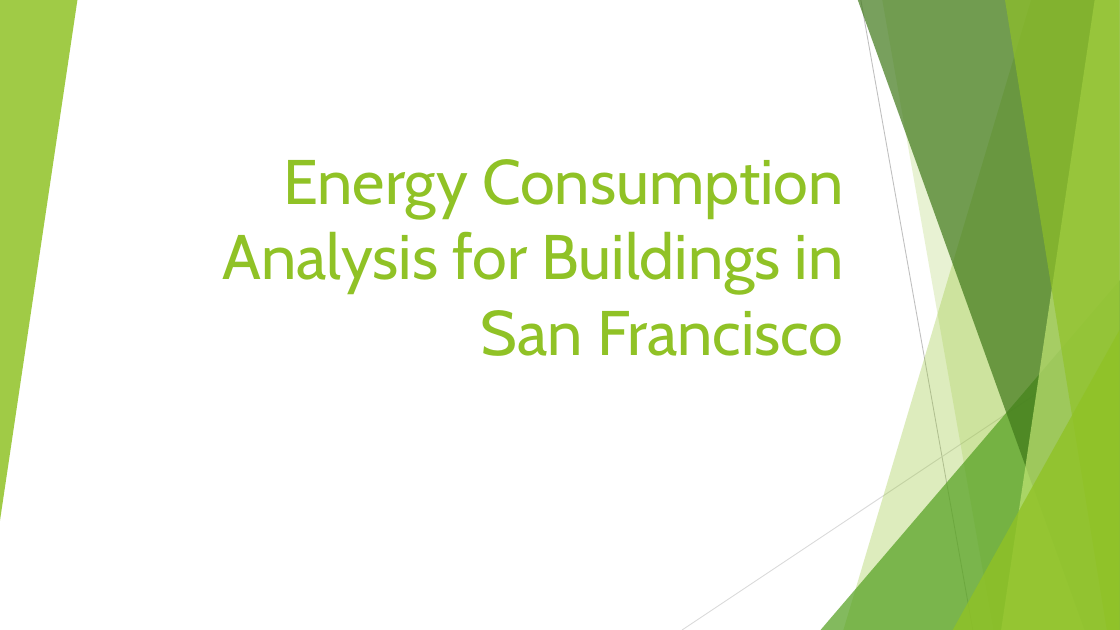
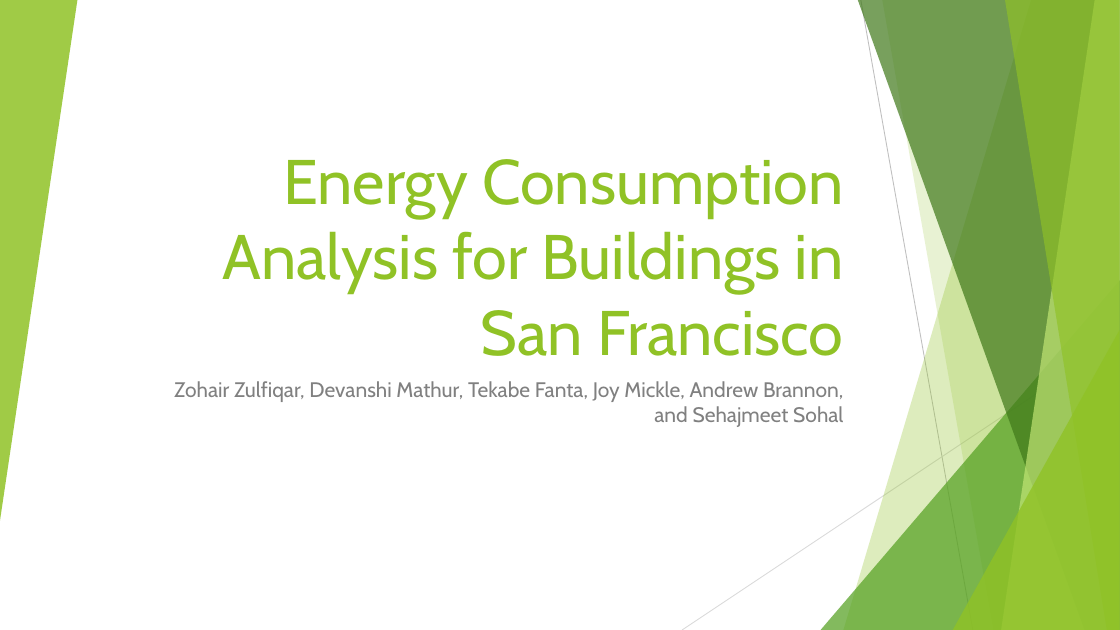
Before and after one commit to zohairnz/project-1, a slide deck: slide 1 of Energy Consumption Analysis for Buildings in San Francisco.pptx. Drawn at 1120x630 pixels with LibreOffice and Linux fonts; fonts in the diff are those of the drawing. Boxes give left, top, right and bottom in pixels: in the first picture for what was removed or moved away, otherwise in the second. Text is boxed around its words. In the diff, an @@ line names an element or a change of style, - is before the commit and + after.

Commit message:
finished powerpoint

```diff
--- a/Energy Consumption Analysis for Buildings in San Francisco.pptx
+++ b/Energy Consumption Analysis for Buildings in San Francisco.pptx
@@ subtitle added at (x1=174, y1=381, x2=843, y2=427), 18 pt, text #808080 @@
+Zohair Zulfiqar, Devanshi Mathur, Tekabe Fanta, Joy Mickle, Andrew Brannon, and Sehajmeet Sohal
```
Also in this commit, not shown: 2 other slides changed, 1 slide added, 1 slide removed.
